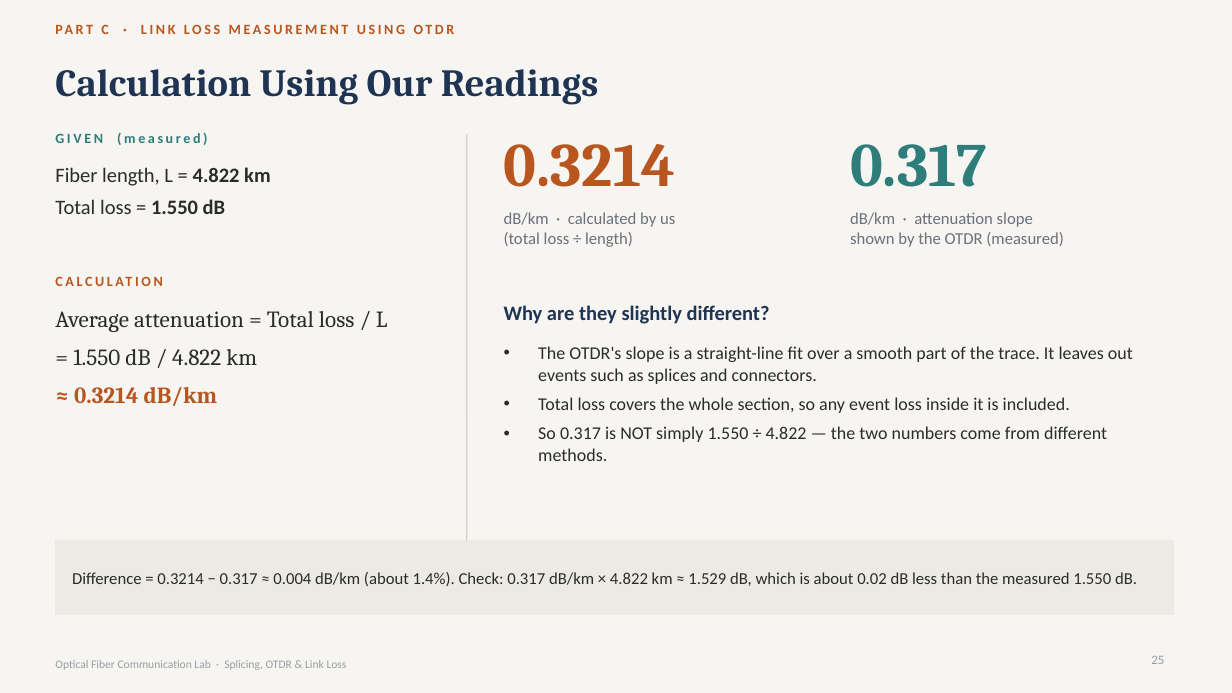
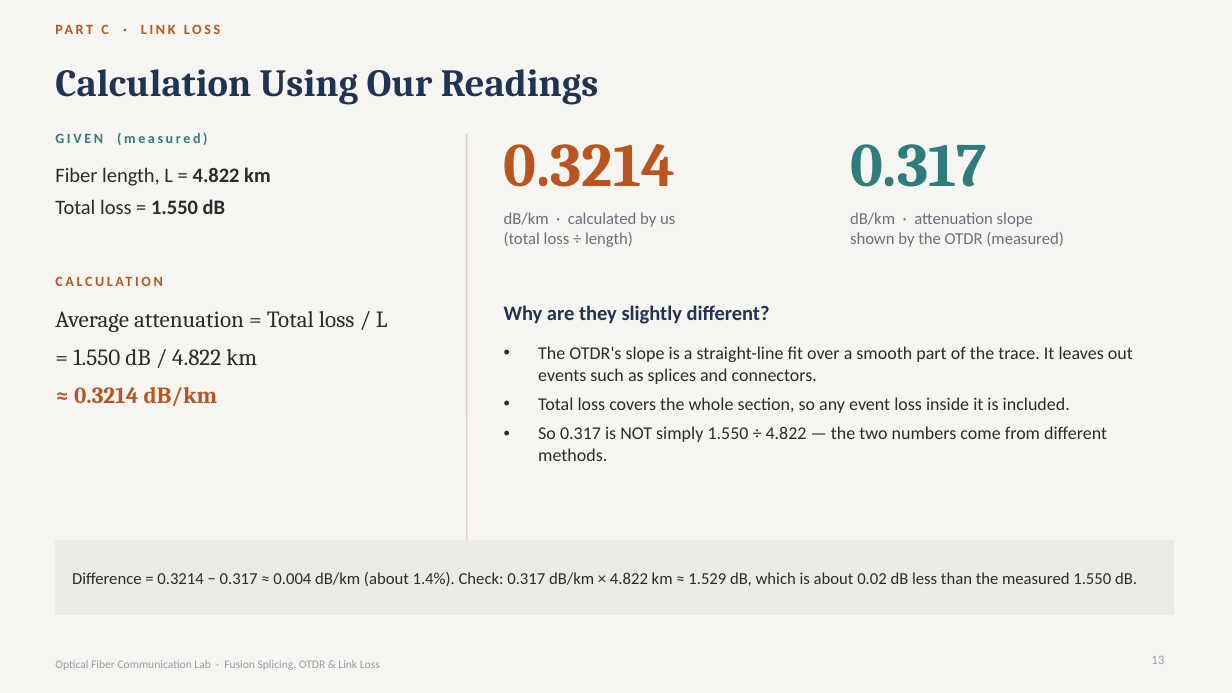
Before and after one commit to sriyansv/gemsontop, a slide deck: slide 13 of Fiber_Optic_Lab_Output/Fiber_Optic_Splicing_OTDR_Link_Loss.pptx (slide 25 before the commit). Drawn at 1232x693 pixels with LibreOffice and Linux fonts; fonts in the diff are those of the drawing. Boxes give left, top, right and bottom in pixels: in the first picture for what was removed or moved away, otherwise in the second. Text is boxed around its words. In the diff, an @@ line names an element or a change of style, - is before the commit and + after.

```diff
--- a/Fiber_Optic_Lab_Output/Fiber_Optic_Splicing_OTDR_Link_Loss.pptx
+++ b/Fiber_Optic_Lab_Output/Fiber_Optic_Splicing_OTDR_Link_Loss.pptx
@@ text at (101,24,220,34): text changed @@
-PART C · LINK LOSS MEASUREMENT USING OTDR
+PART C · LINK LOSS
@@ page number at (1151,656,1164,664): text changed @@
-25
+13
@@ text at (55,660,380,670): text changed @@
-Optical Fiber Communication Lab · Splicing, OTDR & Link Loss
+Optical Fiber Communication Lab · Fusion Splicing, OTDR & Link Loss
```
Also in this commit, not shown: 9 other slides changed, 5 slides added, 20 slides removed, 10 other files.
